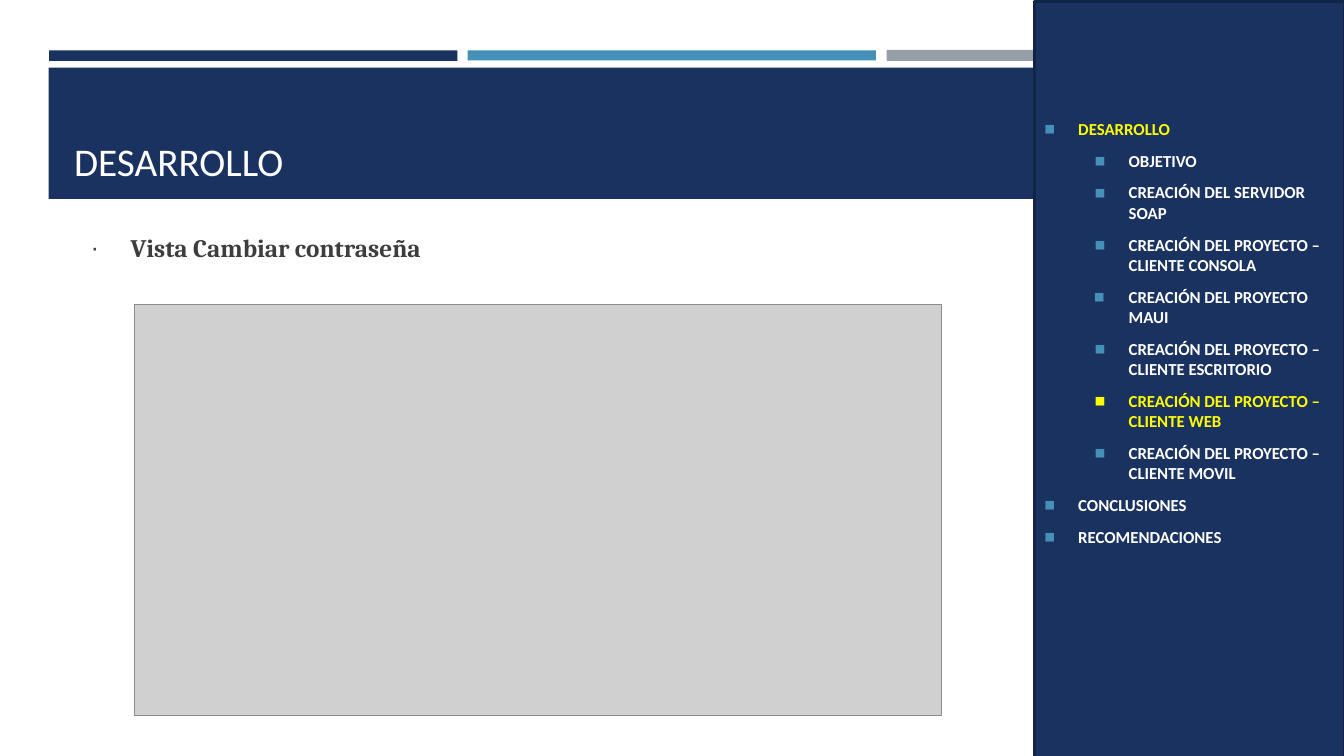
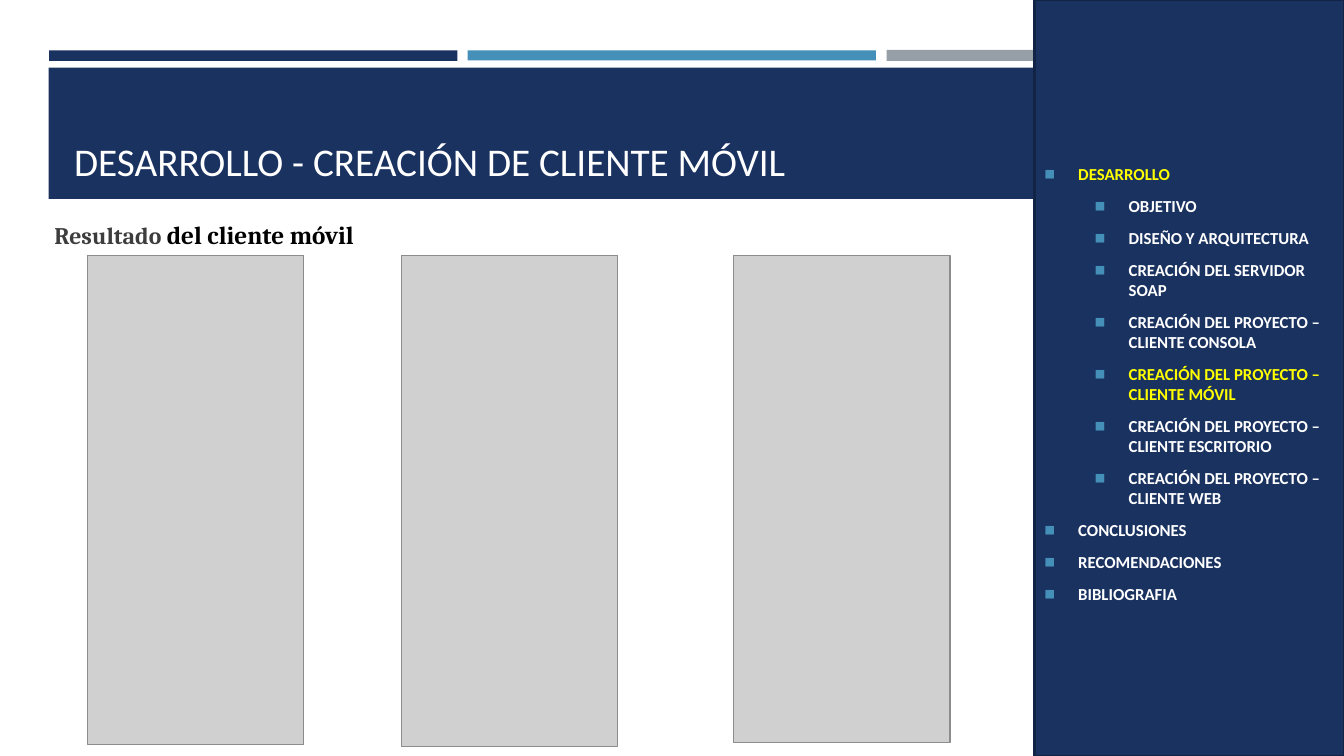
Before and after one commit to ArielGuevara/WS_TicketPremiun_DotNet_SOAP_GR5, a slide deck: slide 41 of 05. DOCUMENTACION/02. MANUAL TECNICO/PRESENTACION_SOAP_ BDD_DOTNET.pptx (slide 74 before the commit). Drawn at 1344x756 pixels with LibreOffice and Linux fonts; fonts in the diff are those of the drawing; grey boxes stand for pictures. Boxes give left, top, right and bottom in pixels: in the first picture for what was removed or moved away, otherwise in the second. Text is boxed around its words. In the diff, an @@ line names an element or a change of style, - is before the commit and + after.

```diff
--- a/05. DOCUMENTACION/02. MANUAL TECNICO/PRESENTACION_SOAP_ BDD_DOTNET.pptx
+++ b/05. DOCUMENTACION/02. MANUAL TECNICO/PRESENTACION_SOAP_ BDD_DOTNET.pptx
@@ title at (x1=74, y1=143, x2=785, y2=177): text changed @@
-DESARROLLO
+DESARROLLO - CREACIÓN DE CLIENTE MÓVIL
@@ text added at (x1=54, y1=226, x2=354, y2=244), 18 pt, text #000000, bold @@
+Resultado del cliente móvil
@@ text removed at (x1=131, y1=239, x2=421, y2=258) @@
-∙ Vista Cambiar contraseña
@@ text in rectangle at (x1=1129, y1=230, x2=1308, y2=246): paragraph added @@
+  ◼ DISEÑO Y ARQUITECTURA
@@ picture added at (x1=88, y1=255, x2=303, y2=745) @@
@@ picture added at (x1=401, y1=256, x2=617, y2=747) @@
@@ picture added at (x1=733, y1=255, x2=950, y2=742) @@
@@ picture removed at (x1=135, y1=304, x2=942, y2=716) @@
@@ text in rectangle at (x1=1129, y1=366, x2=1308, y2=400): text changed; text colour #FFFFFF to #FFFF00 @@
-  ◼ CREACIÓN DEL PROYECTO MAUI
+  ◼ CREACIÓN DEL PROYECTO – CLIENTE MÓVIL
@@ text in rectangle at (x1=1129, y1=445, x2=1308, y2=479): paragraph removed @@
-  ◼ CREACIÓN DEL PROYECTO – CLIENTE MOVIL
@@ text in rectangle at (x1=1129, y1=471, x2=1308, y2=504): text colour #FFFF00 to #FFFFFF in "CREACIÓN DEL PROYECTO – CLIENTE WEB"; bullet colour #FFFF00 to #4590B8 @@
@@ text in rectangle at (x1=1078, y1=589, x2=1177, y2=600): paragraph added @@
+◼ BIBLIOGRAFIA
```
Also in this commit, not shown: 25 other slides changed, 29 slides added, 55 slides removed, 1 other file.
